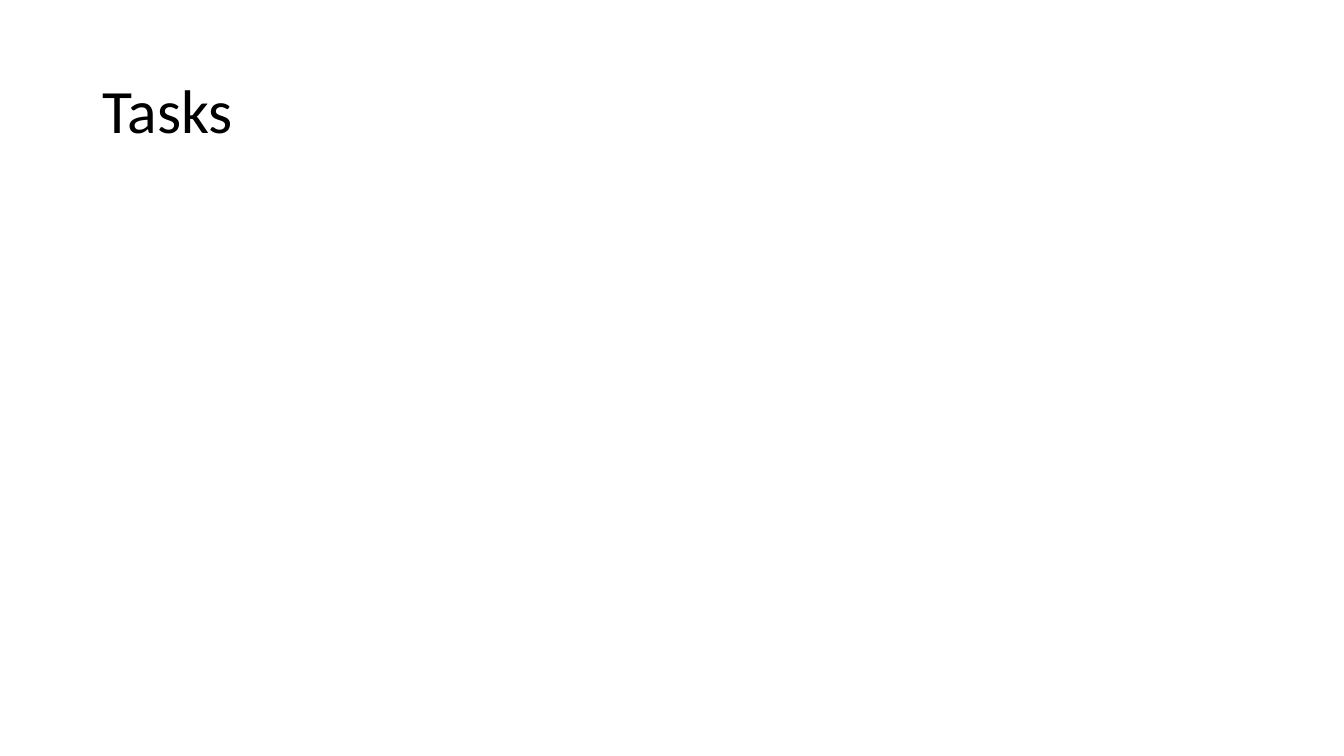
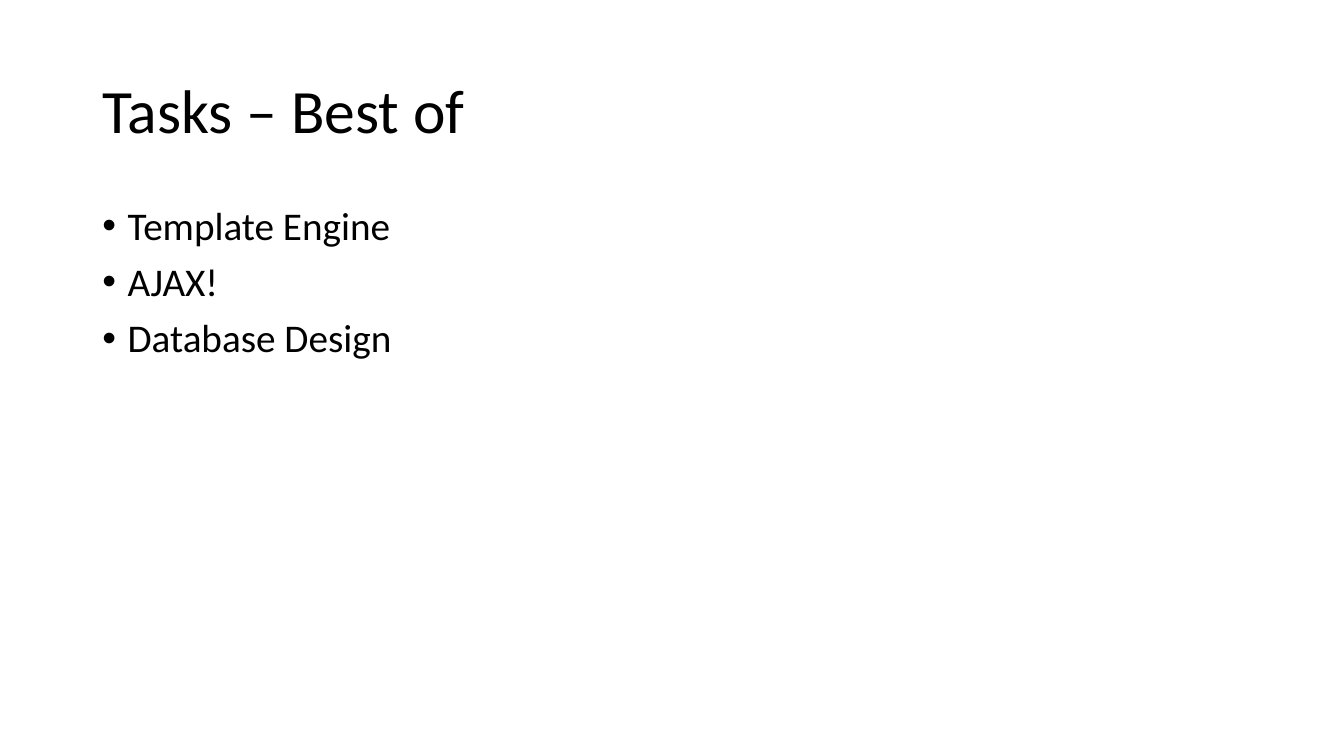
Before and after one commit to riedd2/webprogramming, a slide deck: slide 4 of ch.bfh.bti7054.w2014.p.pc-hammer/doc/PCHAMMER.pptx. Drawn at 1344x756 pixels with LibreOffice and Linux fonts; fonts in the diff are those of the drawing; background and template pictures are left out. Boxes give left, top, right and bottom in pixels: in the first picture for what was removed or moved away, otherwise in the second. Text is boxed around its words. In the diff, an @@ line names an element or a change of style, - is before the commit and + after.

```diff
--- a/ch.bfh.bti7054.w2014.p.pc-hammer/doc/PCHAMMER.pptx
+++ b/ch.bfh.bti7054.w2014.p.pc-hammer/doc/PCHAMMER.pptx
@@ title at (x1=102, y1=90, x2=464, y2=134): text changed @@
-Tasks
+Tasks – Best of
@@ text added at (x1=128, y1=212, x2=391, y2=359), 28 pt, text #000000 @@
+• Template Engine
+• AJAX!
+• Database Design
```
Also in this commit, not shown: 3 other slides changed, 1 other file.
